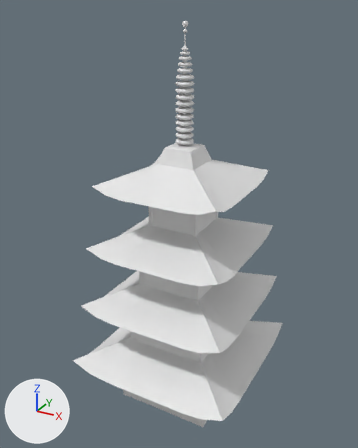
The Blender file Assets/Art/Models/RicochetPagoda.blend, before and after one commit.
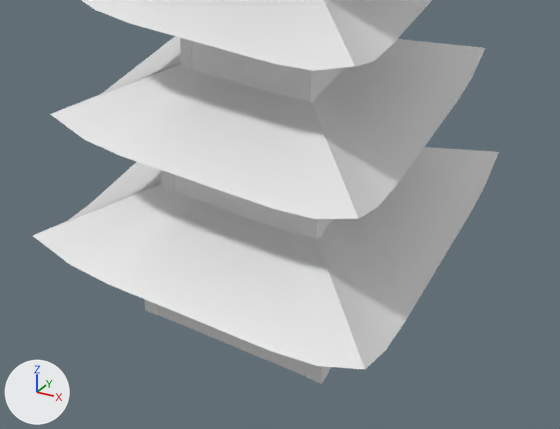
Each version appears first whole from a camera (50 mm lens) standing at (52.2, -97.5, 97.1) and looking at (-0.6, -1.5, 49.1), and next in a close-up on the part from 16% to 87% of the width and 57% to 100% of the height. Lighting does not change. The marker at lower left points along +X, +Y and +Z.
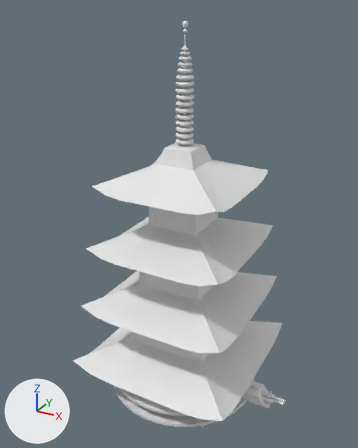
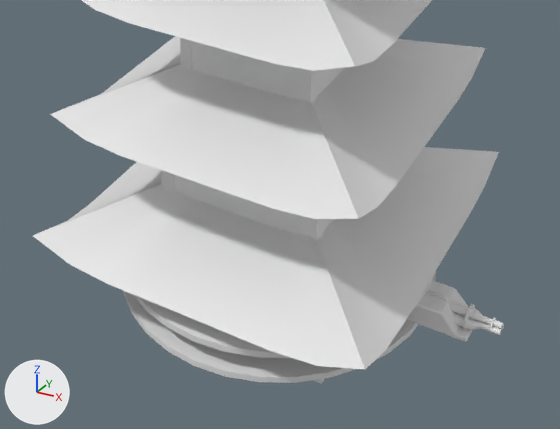
Commit message: Finished pagoda model

What differs and where, as boxes (x1, y1, x2, y2) in the close-ups (560 x 429 px):
'Cylinder.001', added
    after: (123, 271, 436, 383)
'Cube.040', added
    after: (406, 280, 473, 341)
'Cylinder.002', added
    after: (449, 301, 504, 329)
'Cylinder.003', added
    after: (452, 313, 502, 335)
'Cube.041', added
    after: (426, 289, 451, 302)
'Cylinder.006', added
    after: (463, 304, 475, 329)
'Cylinder.004', added
    after: (461, 315, 504, 330)
'Cube.002', unchanged, covered by the edit
    before: (159, 305, 331, 376)

The change, as a list of edits to the scene's bpy script:
```text
Add ob_cylinder_001:
    ob_cylinder_001 = bpy.data.objects.new('Cylinder.001', me_cylinder_016)  # 192 vertices, 132 faces; spans x -19.6..19.6, y -19.6..19.6, z -1.9..1.9
    ob_cylinder_001.parent = ob_empty
    ob_cylinder_001.location = (0.0, 0.0, 5.601)
    ob_cylinder_001.scale = (1.0, 1.0, 2.19)
Add ob_cylinder_003:
    ob_cylinder_003 = bpy.data.objects.new('Cylinder.003', me_cylinder_014)  # 192 vertices, 162 faces; spans x -1.0..1.0, y -1.0..1.11, z -1.0..1.0
    ob_cylinder_003.parent = ob_empty_001
    ob_cylinder_003.location = (25.48, -0.76, 5.404)
    ob_cylinder_003.rotation_euler = (0.0, 1.571, 0.0)  # degrees (0, 90, 0)
    ob_cylinder_003.scale = (0.565, 0.565, 3.37)
Add ob_empty_001:
    ob_empty_001 = bpy.data.objects.new('Empty.001', None)
    ob_empty_001.location = (0.0, 0.0, 5.535)
Add ob_cylinder_004:
    ob_cylinder_004 = bpy.data.objects.new('Cylinder.004', me_cylinder_013)  # 192 vertices, 162 faces; spans x -1.0..1.0, y -1.18..1.0, z -1.0..1.0
    ob_cylinder_004.parent = ob_empty_001
    ob_cylinder_004.location = (25.48, 0.76, 5.404)
    ob_cylinder_004.rotation_euler = (0.0, 1.571, 0.0)  # degrees (0, 90, 0)
    ob_cylinder_004.scale = (0.565, 0.565, 3.37)
Add ob_cube_041:
    ob_cube_041 = bpy.data.objects.new('Cube.041', me_cube_045)  # 16 vertices, 14 faces; spans x -1.0..1.03, y -1.0..1.0, z -2.09..0.69
    ob_cube_041.parent = ob_empty_001
    ob_cube_041.location = (20.71, 0.0, 7.175)
    ob_cube_041.scale = (1.76, 0.222, 0.213)
Add ob_cylinder_006:
    ob_cylinder_006 = bpy.data.objects.new('Cylinder.006', me_cylinder_010)  # a 32-sided cylinder along z spanning x -1.0..1.0, y -1.0..1.0, z -1.0..1.0
    ob_cylinder_006.parent = ob_empty_001
    ob_cylinder_006.location = (24.92, 0.0, 5.718)
    ob_cylinder_006.rotation_euler = (0.0, 1.571, 0.0)  # degrees (0, 90, 0)
    ob_cylinder_006.scale = (1.31, 1.6, 0.134)
Add ob_cylinder_002:
    ob_cylinder_002 = bpy.data.objects.new('Cylinder.002', me_cylinder_004)  # 192 vertices, 162 faces; spans x -1.0..1.01, y -1.0..1.0, z -1.0..1.0
    ob_cylinder_002.parent = ob_empty_001
    ob_cylinder_002.location = (25.48, 0.0, 6.329)
    ob_cylinder_002.rotation_euler = (0.0, 1.571, 0.0)  # degrees (0, 90, 0)
    ob_cylinder_002.scale = (0.565, 0.565, 3.37)
Add ob_cube_040:
    ob_cube_040 = bpy.data.objects.new('Cube.040', me_cube_044)  # 56 vertices, 58 faces; spans x -20.7..6.8, y -2.5..2.5, z -1.5..1.5
    ob_cube_040.parent = ob_empty_001
    ob_cube_040.location = (18.75, 0.0, 5.535)
```
